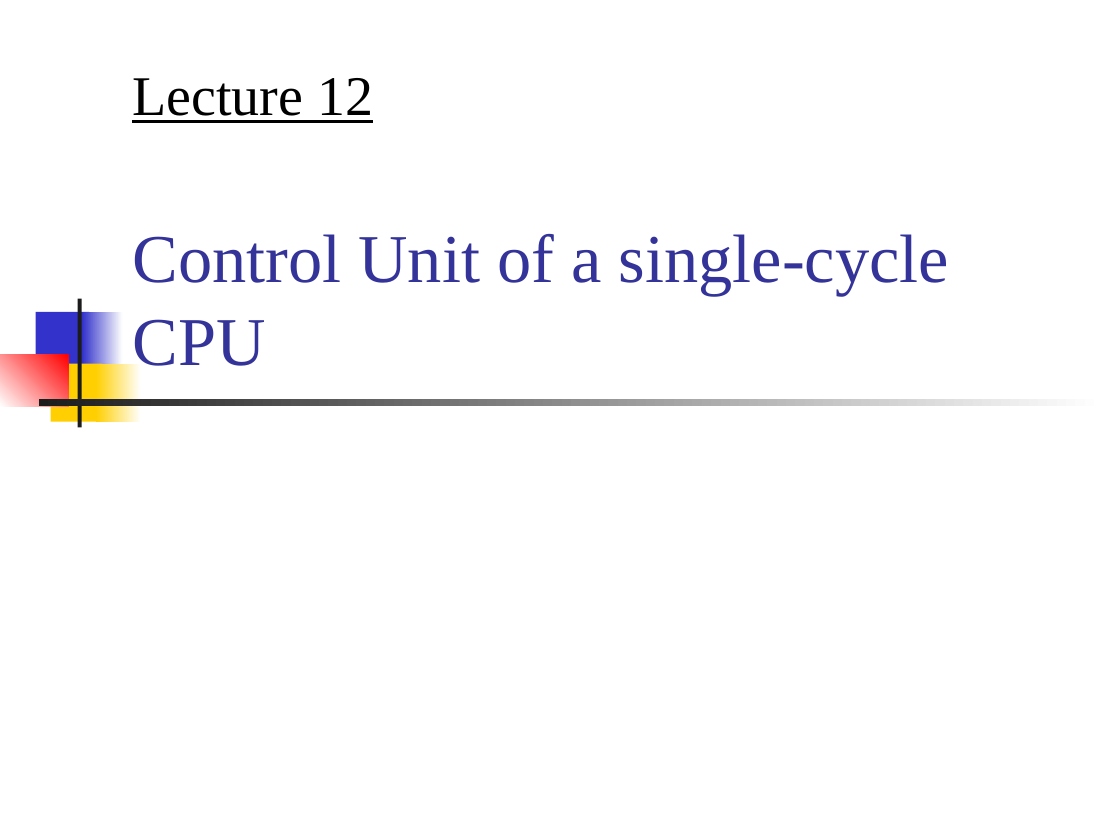
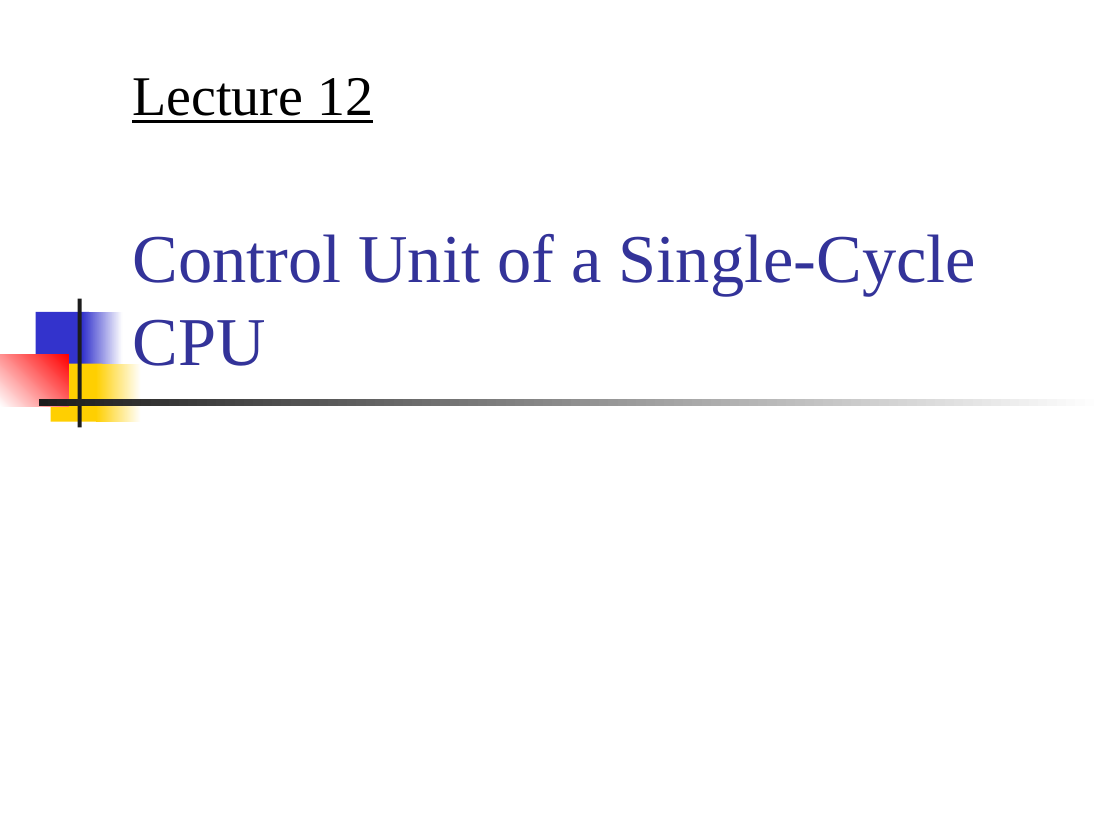
Before and after one commit to CGUSystemCourses/Comp_Org-2018, a slide deck: slide 1 of Lectures/lec12-cpu_ctrl_unit/lec12-cpu_ctrl_unit.pptx. Drawn at 1120x840 pixels with LibreOffice and Linux fonts; fonts in the diff are those of the drawing. Boxes give left, top, right and bottom in pixels: in the first picture for what was removed or moved away, otherwise in the second. Text is boxed around its words. In the diff, an @@ line names an element or a change of style, - is before the commit and + after.

```diff
--- a/Lectures/lec12-cpu_ctrl_unit/lec12-cpu_ctrl_unit.pptx
+++ b/Lectures/lec12-cpu_ctrl_unit/lec12-cpu_ctrl_unit.pptx
@@ title at [133, 234, 976, 378]: text changed @@
-Control Unit of a single-cycle CPU
+Control Unit of a Single-Cycle CPU
```
Also in this commit, not shown: 6 slides added, 8 other files.
